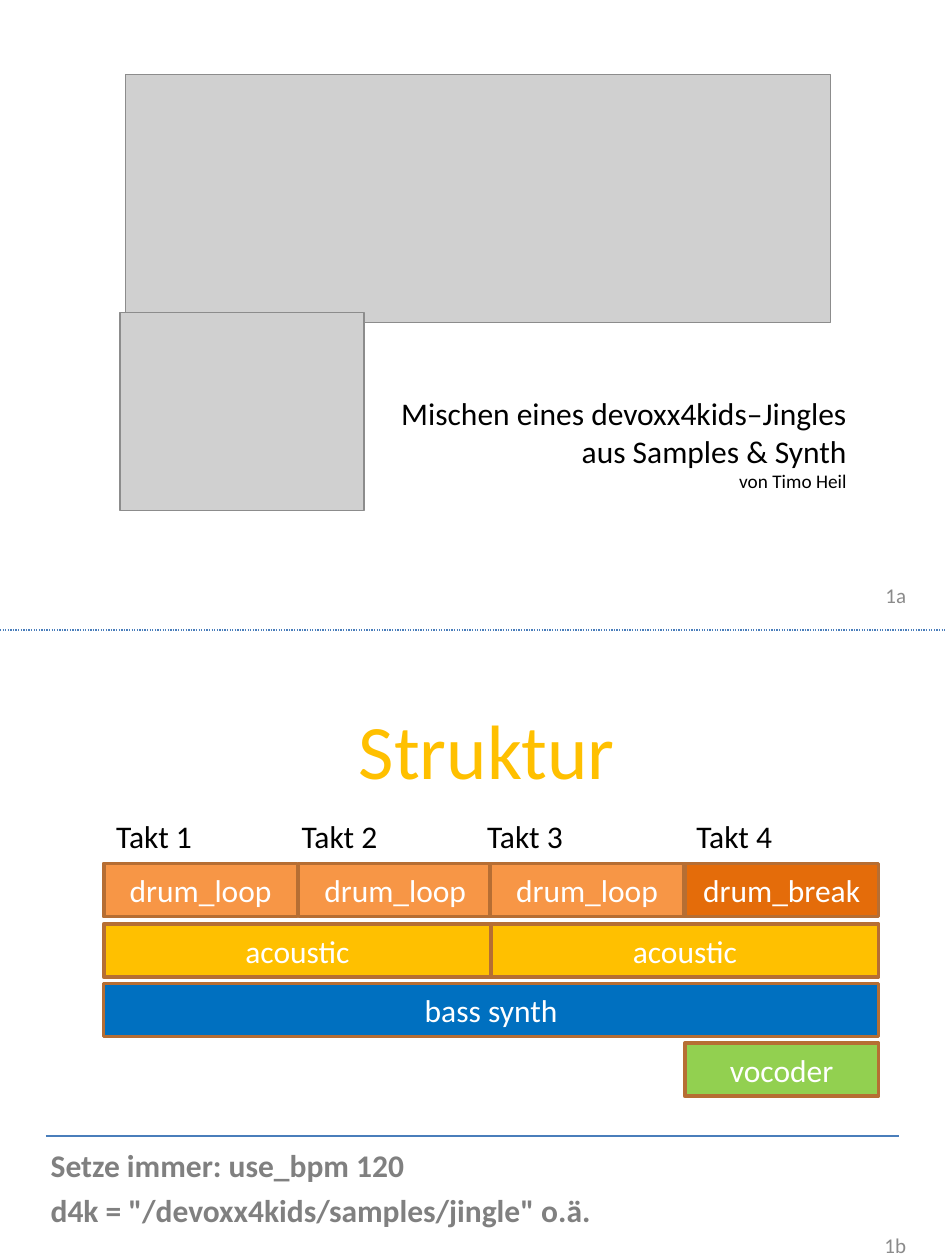
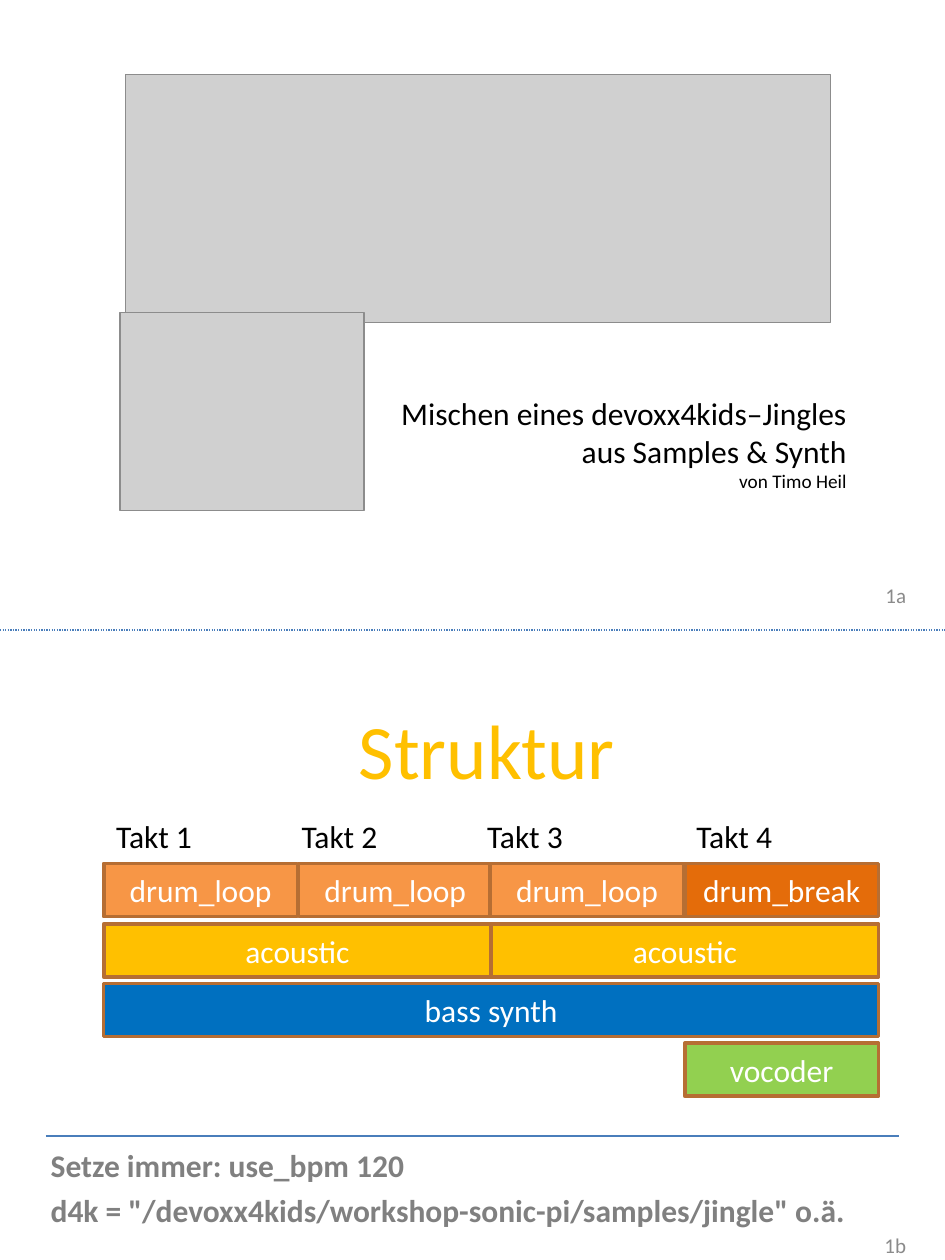
Before and after one commit to Devoxx4KidsDE/SonicPI, a slide deck: slide 1 of presentation/de/SonicPI_jingle_de.pptx. Drawn at 945x1260 pixels with LibreOffice and Linux fonts; fonts in the diff are those of the drawing; grey boxes stand for pictures; background and template pictures are left out. Boxes give left, top, right and bottom in pixels: in the first picture for what was removed or moved away, otherwise in the second. Text is boxed around its words. In the diff, an @@ line names an element or a change of style, - is before the commit and + after.

Commit message:
Adapted sample paths

```diff
--- a/presentation/de/SonicPI_jingle_de.pptx
+++ b/presentation/de/SonicPI_jingle_de.pptx
@@ text at bbox=[51, 1200, 844, 1228]: text changed @@
-d4k = "/devoxx4kids/samples/jingle" o.ä.
+d4k = "/devoxx4kids/workshop-sonic-pi/samples/jingle" o.ä.
```
Also in this commit, not shown: 2 other slides changed, 5 other files.
